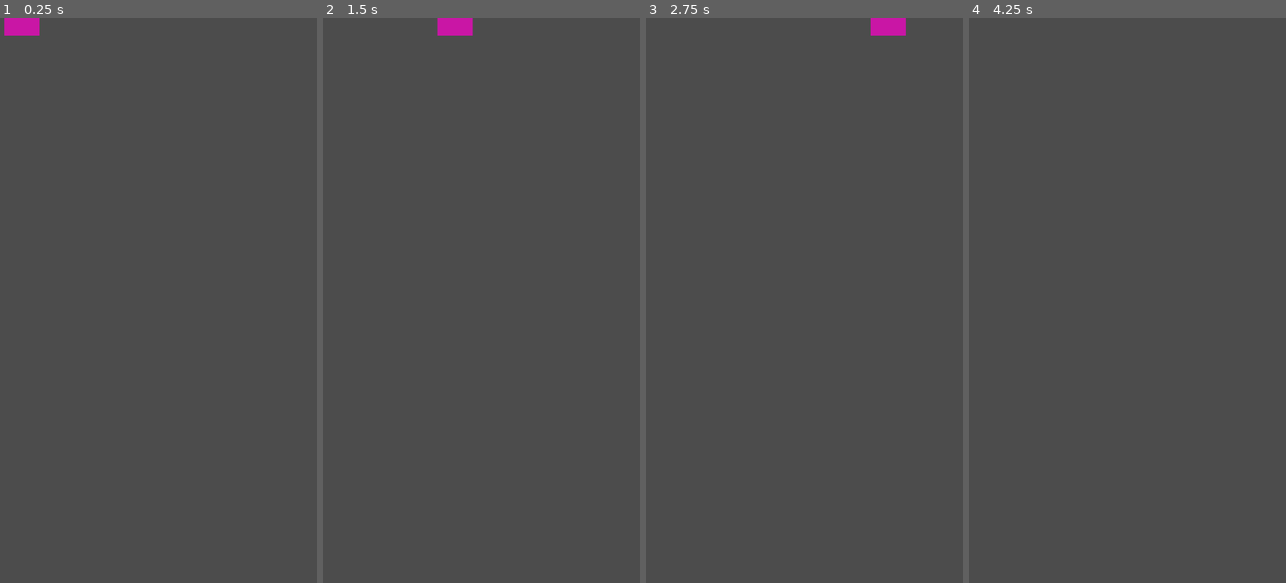
Above: before the commit, frames 1-4 (left to right).
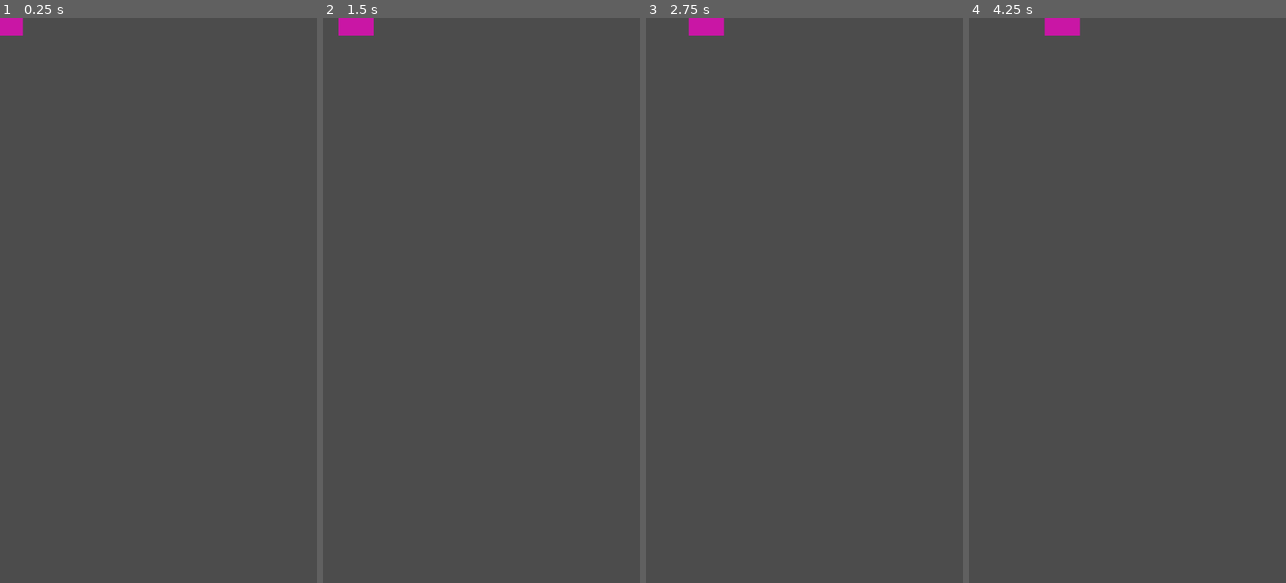
Above: after the commit, the same moments.

Repository: algch/bricks
Game: Godot game, scene res://brick/brick.tscn
Same seed, same stepped clock (60 frames per second), same inputs: the game is played once before the commit and once after it. This scene is started directly instead of the project's main scene.
Inputs (mouse positions are in pixels of both pictures, inside the frame that each line leads up to):
- Up to frame 1 (0.25 s): no input
- Up to frame 2 (1.5 s): move the mouse to (551, 272) at 0.52 s; click (551, 272) at 0.6 s; move the mouse to (418, 328) at 1.27 s; click (418, 328) at 1.35 s
- Up to frame 3 (2.75 s): move the mouse to (836, 176) at 2.02 s; click (836, 176) at 2.1 s
- Up to frame 4 (4.25 s): move the mouse to (1111, 413) at 2.77 s; click (1111, 413) at 2.85 s; move the mouse to (1222, 385) at 3.52 s; click (1222, 385) at 3.6 s

The runs differ from the first frame. In frame 1, 0.2% of the frame differs, in the area x 0-13%, y 0-4%; in frame 2, 0.7%, in the area x 4-48%, y 0-4%; in frame 3, 0.7%; in frame 4, 0.4%.

Commit message:
more brick fixes

Diff:
--- a/brick/brick.gd
+++ b/brick/brick.gd
@@ -2,7 +2,7 @@
 
 const X_SIZE = 80
 const Y_SIZE = 80
-const SPEED = 200
+const SPEED = 50
 
 var move_dir = Vector2(1, 0)
 var type = null
--- a/brick/brickSpawner.gd
+++ b/brick/brickSpawner.gd
@@ -38,7 +38,7 @@
 func createBrickFromParsed(parsed_brick):
 	var brick = brick_class.instance()
 	brick.set_name(parsed_brick.get('name'))
-	brick.set_position(parsed_brick.get('name'))
+	brick.set_position(parsed_brick.get('pos'))
 	brick.type = parsed_brick.get('type')
 	arena.add_child(brick)
 
